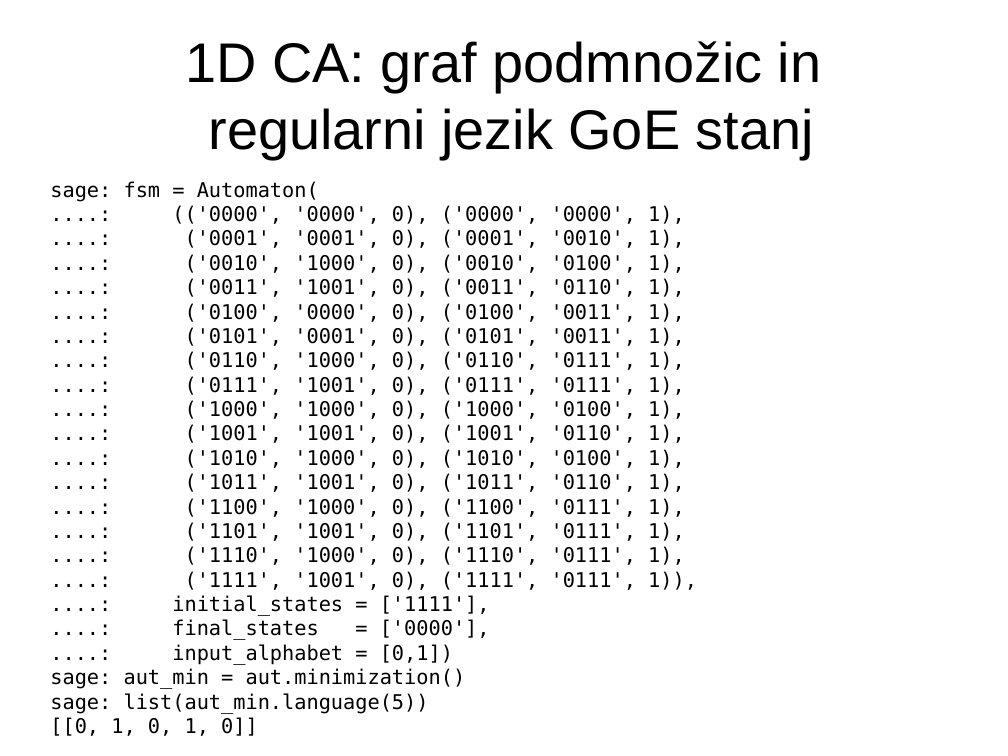
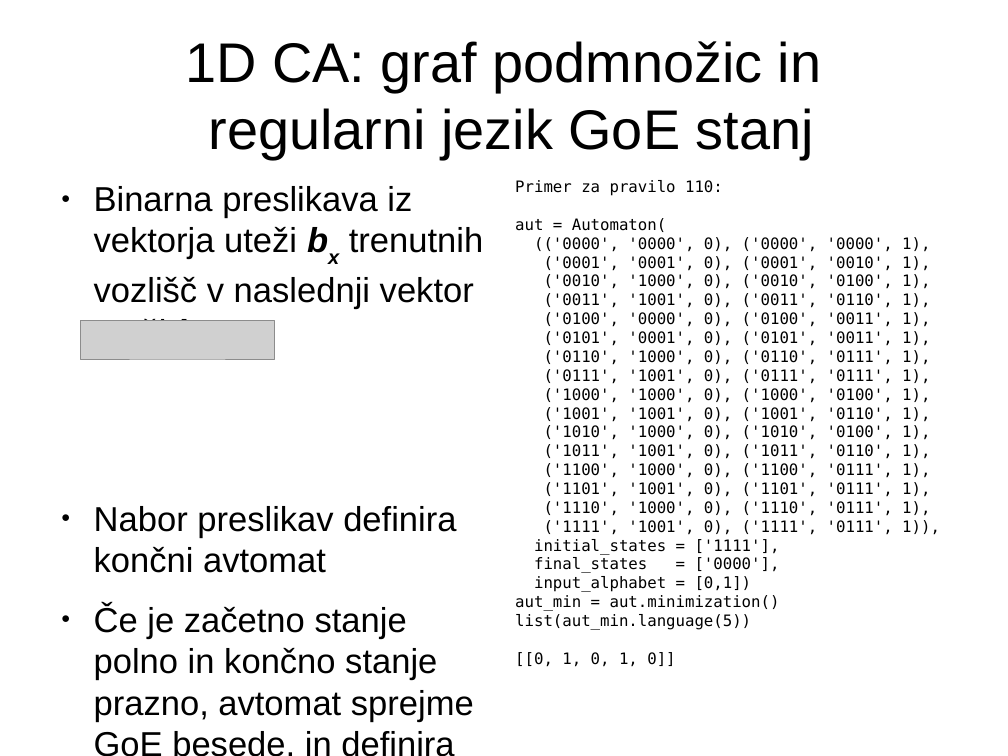
Before and after one commit to jeras/fri-latex-templates, a slide deck: slide 9 of predstavitev/predstavitev.odp. Drawn at 1008x756 pixels with LibreOffice and Linux fonts; fonts in the diff are those of the drawing; grey boxes stand for pictures. Boxes give left, top, right and bottom in pixels: in the first picture for what was removed or moved away, otherwise in the second. Text is boxed around its words. In the diff, an @@ line names an element or a change of style, - is before the commit and + after.

```diff
--- a/predstavitev/predstavitev.odp
+++ b/predstavitev/predstavitev.odp
@@ text "Primer za pravilo 110:": place and size @@
-text "Primer za pravilo 110:" at <box>50,181,697,714</box>
+text "Primer za pravilo 110:" at <box>515,180,940,667</box>
@@ text added at <box>94,186,483,722</box>, 27.2 pt, text #000000 @@
+● Binarna preslikava iz vektorja uteži bx trenutnih vozlišč v naslednji vektor uteži bx+1
+● Nabor preslikav definira končni avtomat
+● Če je začetno stanje polno in končno stanje prazno, avtomat sprejme GoE besede, in definira regularni jezik GoE stanj
@@ text at <box>515,180,940,630</box>: text changed; size 16 to 12.4 pt @@
-sage: fsm = Automaton(
-....: (('0000', '0000', 0), ('0000', '0000', 1),
-....: ('0001', '0001', 0), ('0001', '0010', 1),
-....: ('0010', '1000', 0), ('0010', '0100', 1),
-....: ('0011', '1001', 0), ('0011', '0110', 1),
-....: ('0100', '0000', 0), ('0100', '0011', 1),
-....: ('0101', '0001', 0), ('0101', '0011', 1),
-....: ('0110', '1000', 0), ('0110', '0111', 1),
-....: ('0111', '1001', 0), ('0111', '0111', 1),
-....: ('1000', '1000', 0), ('1000', '0100', 1),
-....: ('1001', '1001', 0), ('1001', '0110', 1),
-....: ('1010', '1000', 0), ('1010', '0100', 1),
-....: ('1011', '1001', 0), ('1011', '0110', 1),
-....: ('1100', '1000', 0), ('1100', '0111', 1),
-....: ('1101', '1001', 0), ('1101', '0111', 1),
-....: ('1110', '1000', 0), ('1110', '0111', 1),
-....: ('1111', '1001', 0), ('1111', '0111', 1)),
-....: initial_states = ['1111'],
-....: final_states = ['0000'],
-....: input_alphabet = [0,1])
-sage: aut_min = aut.minimization()
-sage: list(aut_min.language(5))
+Primer za pravilo 110:
+aut = Automaton(
+(('0000', '0000', 0), ('0000', '0000', 1),
+('0001', '0001', 0), ('0001', '0010', 1),
+('0010', '1000', 0), ('0010', '0100', 1),
+('0011', '1001', 0), ('0011', '0110', 1),
+('0100', '0000', 0), ('0100', '0011', 1),
+('0101', '0001', 0), ('0101', '0011', 1),
+('0110', '1000', 0), ('0110', '0111', 1),
+('0111', '1001', 0), ('0111', '0111', 1),
+('1000', '1000', 0), ('1000', '0100', 1),
+('1001', '1001', 0), ('1001', '0110', 1),
+('1010', '1000', 0), ('1010', '0100', 1),
+('1011', '1001', 0), ('1011', '0110', 1),
+('1100', '1000', 0), ('1100', '0111', 1),
+('1101', '1001', 0), ('1101', '0111', 1),
+('1110', '1000', 0), ('1110', '0111', 1),
+('1111', '1001', 0), ('1111', '0111', 1)),
+initial_states = ['1111'],
+final_states = ['0000'],
+input_alphabet = [0,1])
+aut_min = aut.minimization()
+list(aut_min.language(5))
@@ picture added at <box>80,320,274,359</box> @@
@@ text at <box>515,652,675,667</box>: size 16 to 12.4 pt in "[[0, 1, 0, 1, 0]]" @@
```
Also in this commit, not shown: 2 other slides changed, 2 slides added, 1 slide removed, 3 other files.
